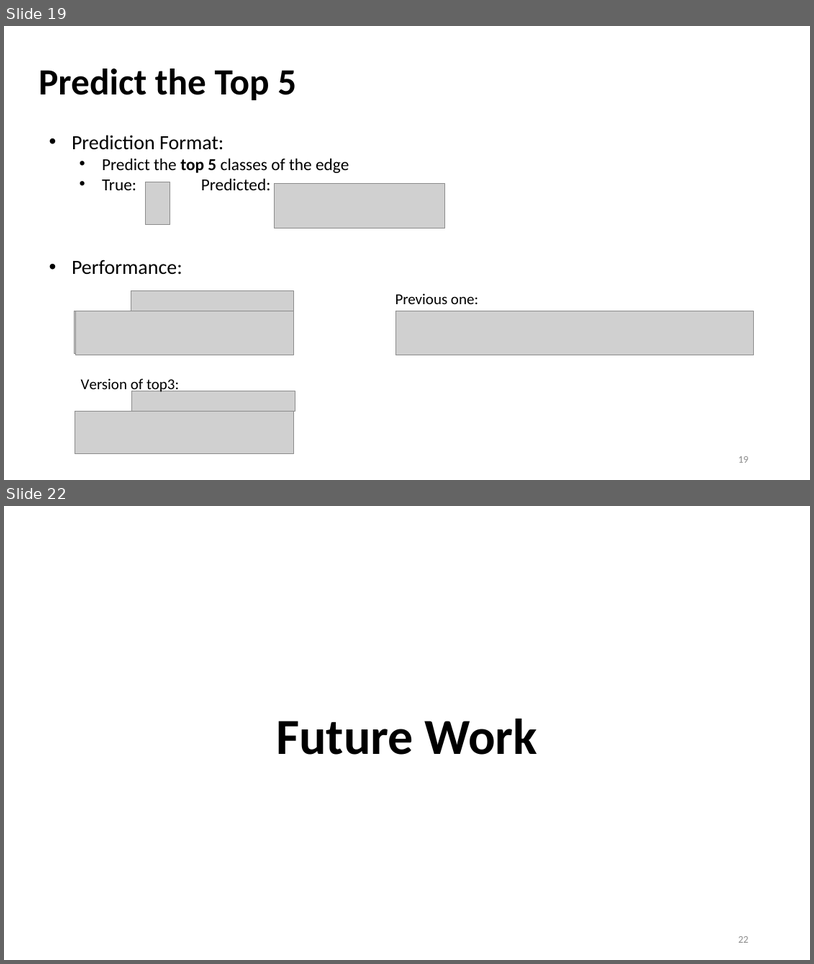
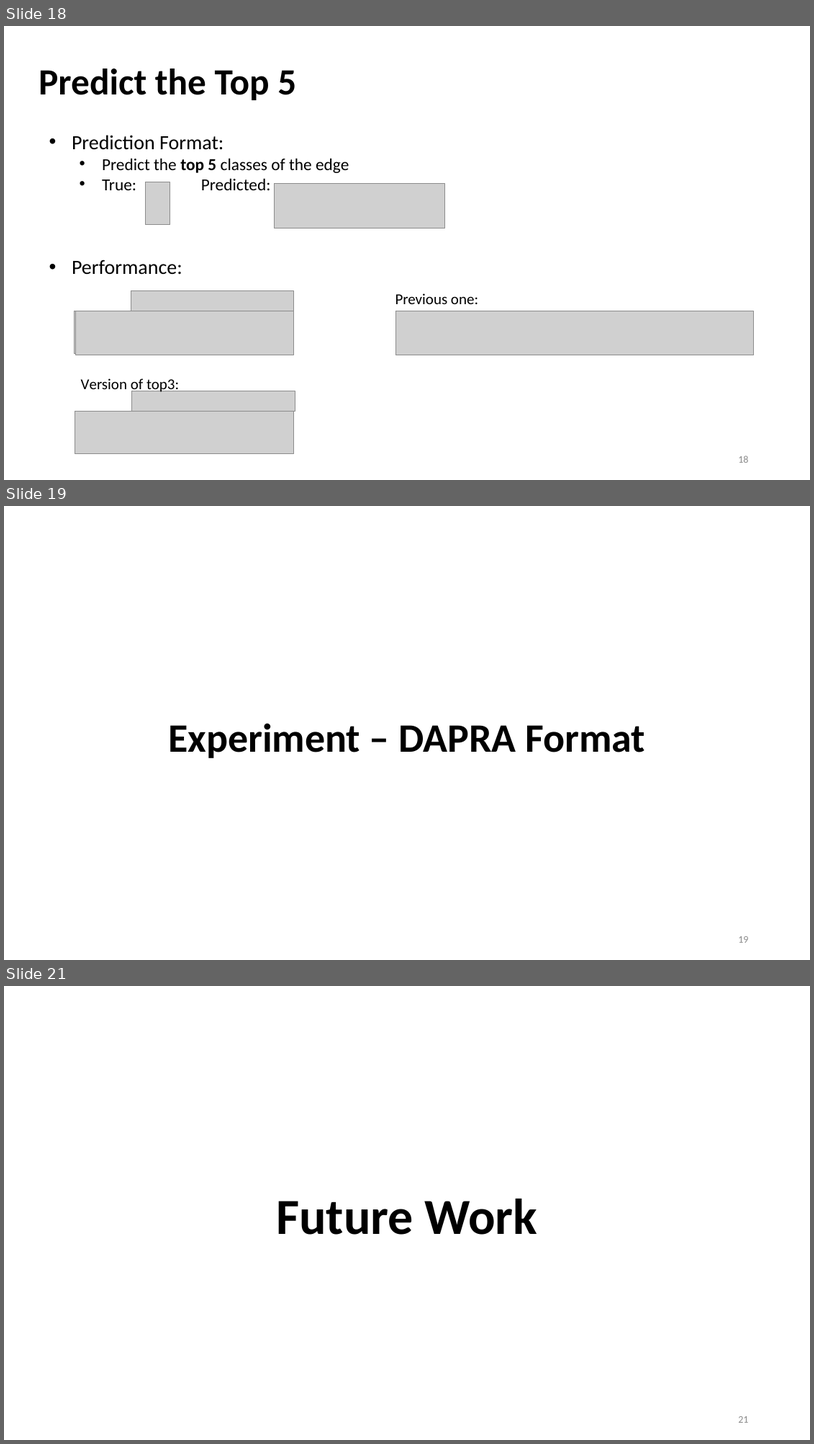
Before and after one commit to Bai1026/Intern-IIS, a slide deck: Meeting/Presentation_1201.pptx. Shown one above the other, each under a label of ours: slides 19 and 22 before the commit, slides 18, 19 and 21 after it; the slides between them are not shown. The pictures are 814x964 and 814x1444 pixels, drawn with LibreOffice and Linux fonts; fonts in the diff are those of the drawing; grey boxes stand for pictures. Boxes give left, top, right and bottom in pixels: in the first picture for what was removed or moved away, otherwise in the second. Text is boxed around its words. In the diff, an @@ line names an element or a change of style, - is before the commit and + after.

```diff
--- a/Meeting/Presentation_1201.pptx
+++ b/Meeting/Presentation_1201.pptx
@@ slide 19 added at box(4, 506, 810, 960), background #FFFFFF @@
@@ title added at box(168, 723, 646, 758), 48 pt, text #000000, bold @@
+Experiment – DAPRA Format
@@ page number added at box(738, 936, 748, 942), 12 pt, text #8C8C8C @@
+19
@@ what was slide 19 is now slide 18 @@
@@ page number at box(738, 455, 748, 462): text changed @@
-19
+18
@@ what was slide 22 is now slide 21 @@
@@ page number at box(738, 1416, 748, 1422): text changed @@
-22
+21
```
Also in this commit, not shown: 3 slides changed, 3 other slides added, 2 slides removed, 56 other files.
